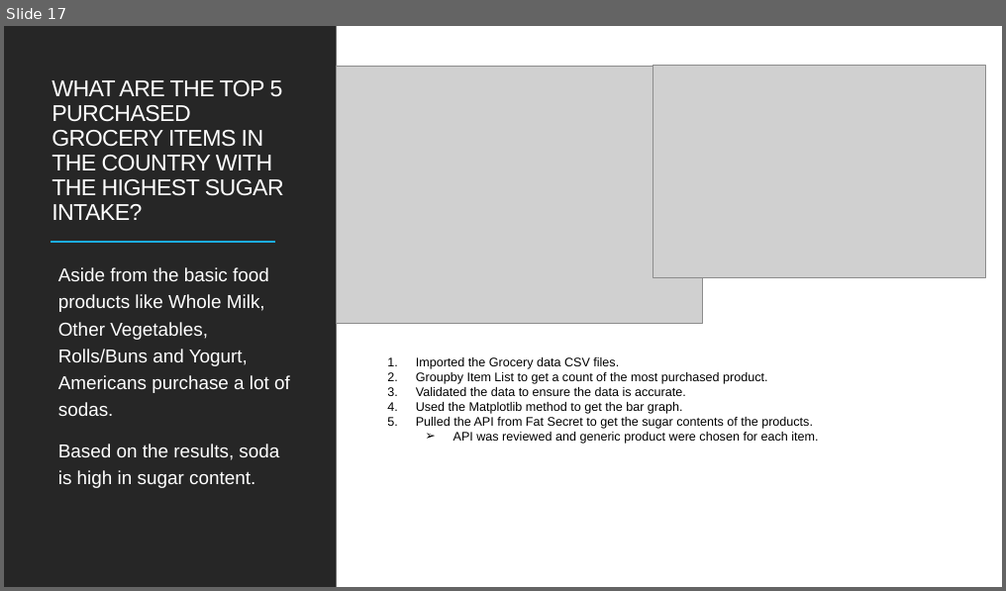
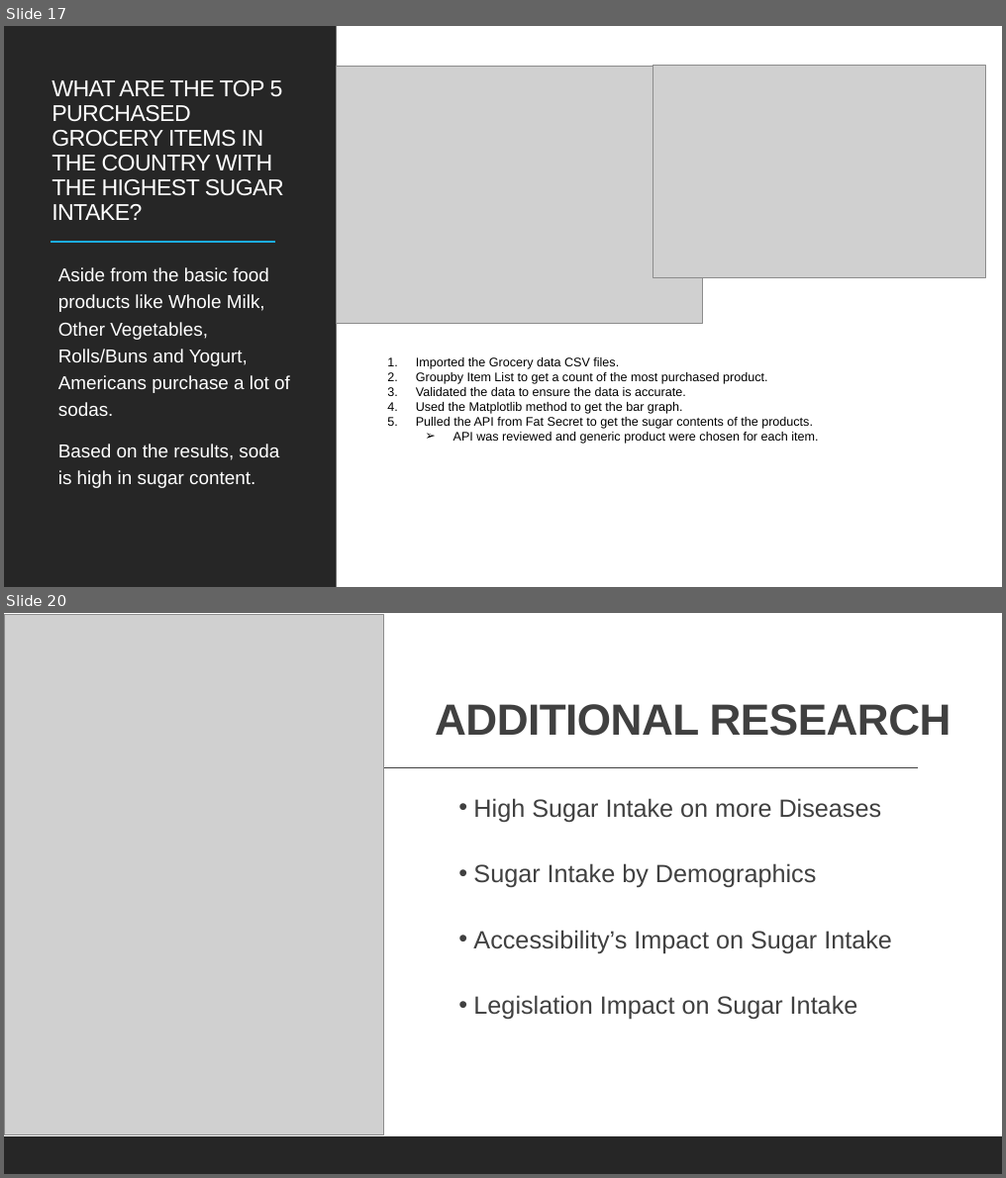
Before and after one commit to cbeachey/project1_influencers, a slide deck: Effects of Sugar Consumption.pptx. Shown one above the other, each under a label of ours: slide 17 before the commit, slides 17 and 20 after it; the slides between them are not shown. The pictures are 1006x591 and 1006x1178 pixels, drawn with LibreOffice and Linux fonts; fonts in the diff are those of the drawing; grey boxes stand for pictures. Boxes give left, top, right and bottom in pixels: in the first picture for what was removed or moved away, otherwise in the second. Text is boxed around its words. In the diff, an @@ line names an element or a change of style, - is before the commit and + after.

```diff
--- a/Effects of Sugar Consumption.pptx
+++ b/Effects of Sugar Consumption.pptx
@@ slide 20 added at [4, 613, 1002, 1174], background #FFFFFF; not listed: 1 template element that a slide beside it also shows @@
@@ picture added at [4, 615, 383, 1136] @@
@@ title added at [435, 704, 951, 736], 42 pt, text #404040, bold @@
+ADDITIONAL RESEARCH
@@ line added from (102, 768) to (918, 768), #404040 1 pt @@
@@ text added at [473, 798, 892, 1020], 24 pt, text #404040 @@
+    • High Sugar Intake on more Diseases
+    • Sugar Intake by Demographics
+    • Accessibility’s Impact on Sugar Intake
+    • Legislation Impact on Sugar Intake
```
Also in this commit, not shown: 2 slides changed, 2 other slides added, 2 slides removed, 2 other files.
